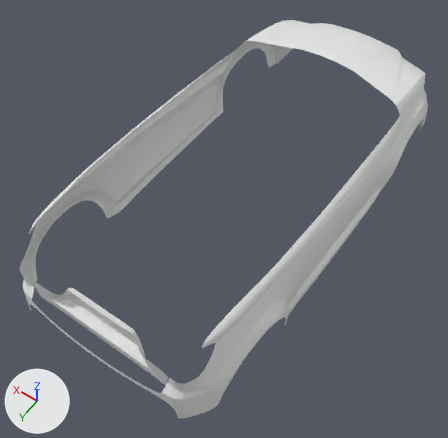
Renders of the Blender file Mitsubishi_ASX.blend from each side of a commit.
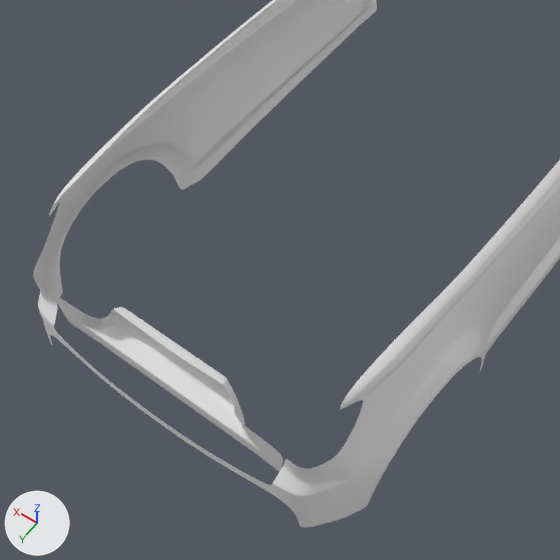
Each version is shown whole from a 50 mm lens placed at (-2.09, 3.41, 4.28), pointed at (0.01, 0.47, -0.34), then close up on the part from 0% to 74% of the width and 24% to 100% of the height. Every picture has the same lights, and +X, +Y and +Z are marked at lower left.
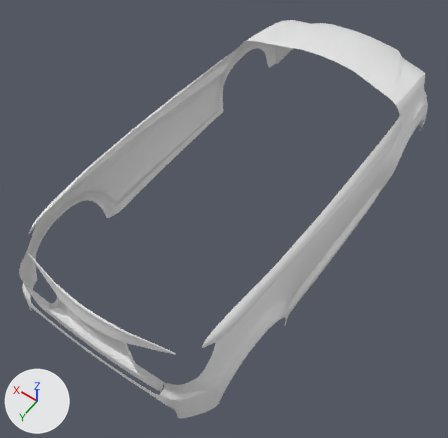
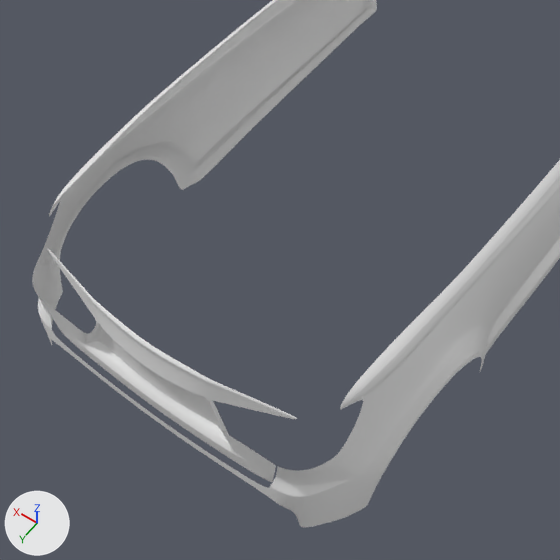
Diff of the bpy script that builds the scene:
```diff
--- a/Mitsubishi_ASX.blend.py
+++ b/Mitsubishi_ASX.blend.py
@@ me_plane_001 @@
 # used by ob_plane_001; location = (0.0, -1.483, 0.0)
-me_plane_001.from_pydata(...)  # 525 vertices, 442 faces; spans x 0.0..1.05, y -0.78..3.74, z -0.53..0.44
+me_plane_001.from_pydata(...)  # 542 vertices, 454 faces; spans x 0.0..1.05, y -0.78..3.74, z -0.53..0.44
+# me_plane_001 part 1
+# 8 vertices in x 0.35..0.47, y 3.6..3.61, z -0.12..0.13 move by (0.0, 0.09, 0.0)
+# 7 vertices in x 0.0..0.39, y 3.53..3.61, z -0.12..0.13 move by (0.0, 0.11, 0.0)
+# 6 vertices in x 0.4..0.45, y 3.54..3.59, z -0.01..0.0 move by (0.0, 0.1, 0.0)
+# 5 vertices in x 0.57..0.71, y 3.62, z -0.12..0.13 move by (0.0, 0.06, 0.0)
+# 4 vertices in x 0.65..0.74, y 3.68..3.7, z -0.17..-0.08 move by (0.0, 0.02, 0.0)
+# 4 vertices in x 0.47..0.58, y 3.62, z -0.12..0.13 move by (0.0, 0.07, 0.0)
+# 26 vertices move from x 0.0..0.89, y 3.51..3.7, z -0.21..0.24 to x 0.0..0.89, y 3.53..3.72, z -0.21..0.25
+# 17 vertices are added at x 0.0..0.72, y 3.54..3.68, z 0.26..0.41
+# 12 new faces join them
```

Pixel boxes [x1, y1, x2, y2] of what changed, in the close-ups (560 x 560 px):
'Plane.001', reshaped
    before: [33, 0, 560, 527]
    after: [32, 0, 560, 527]
part 1 of me_plane_001, built on
    before: [33, 259, 349, 514]
    after: [32, 249, 350, 514]
